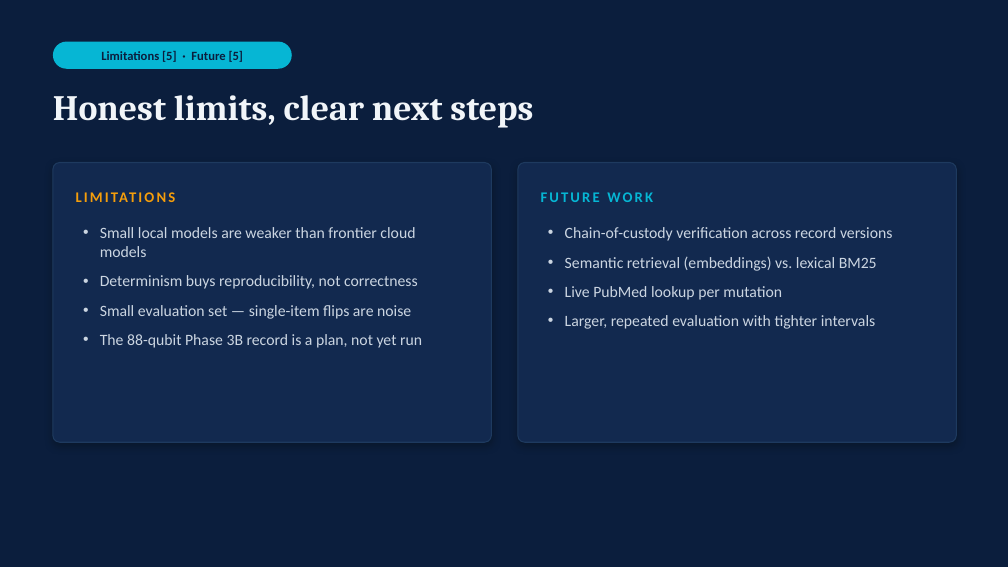
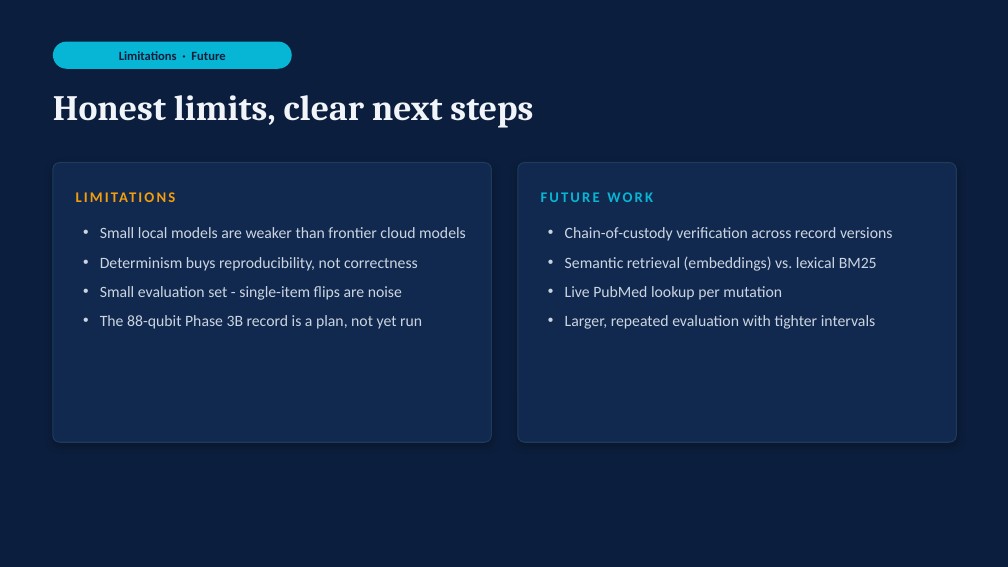
Before and after one commit to doron66-collab/lili2014, a slide deck: slide 10 of ist362_copilot/presentation/SOLANGE_Copilot_presentation.pptx. Drawn at 1008x567 pixels with LibreOffice and Linux fonts; fonts in the diff are those of the drawing. Boxes give left, top, right and bottom in pixels: in the first picture for what was removed or moved away, otherwise in the second. Text is boxed around its words. In the diff, an @@ line names an element or a change of style, - is before the commit and + after.

```diff
--- a/ist362_copilot/presentation/SOLANGE_Copilot_presentation.pptx
+++ b/ist362_copilot/presentation/SOLANGE_Copilot_presentation.pptx
@@ text at (119, 51, 225, 60): text changed @@
-Limitations [5] · Future [5]
+Limitations · Future
@@ text at (100, 286, 402, 300): text changed @@
-• Small evaluation set — single-item flips are noise
+• Small evaluation set - single-item flips are noise
```
Also in this commit, not shown: 10 other slides changed.
